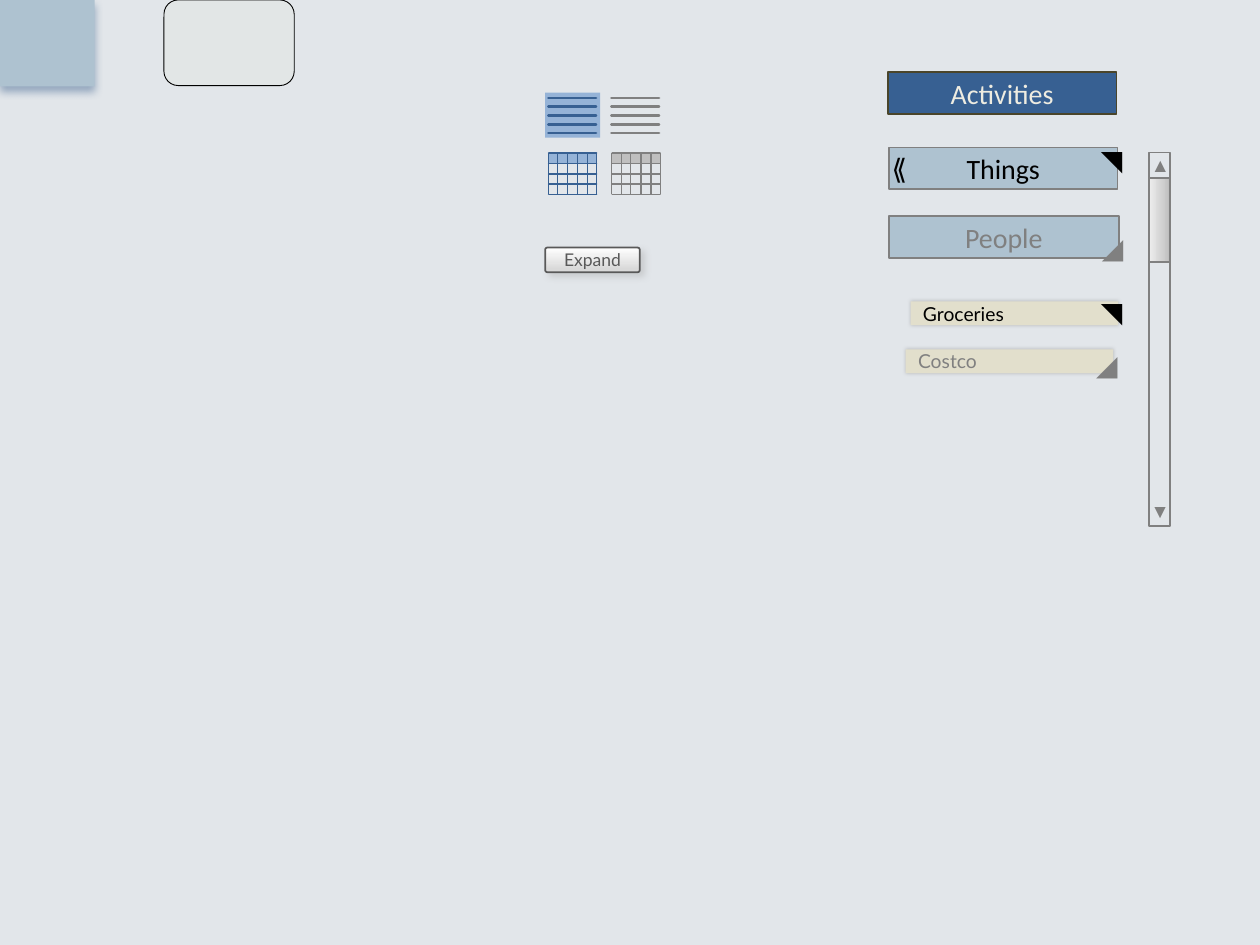
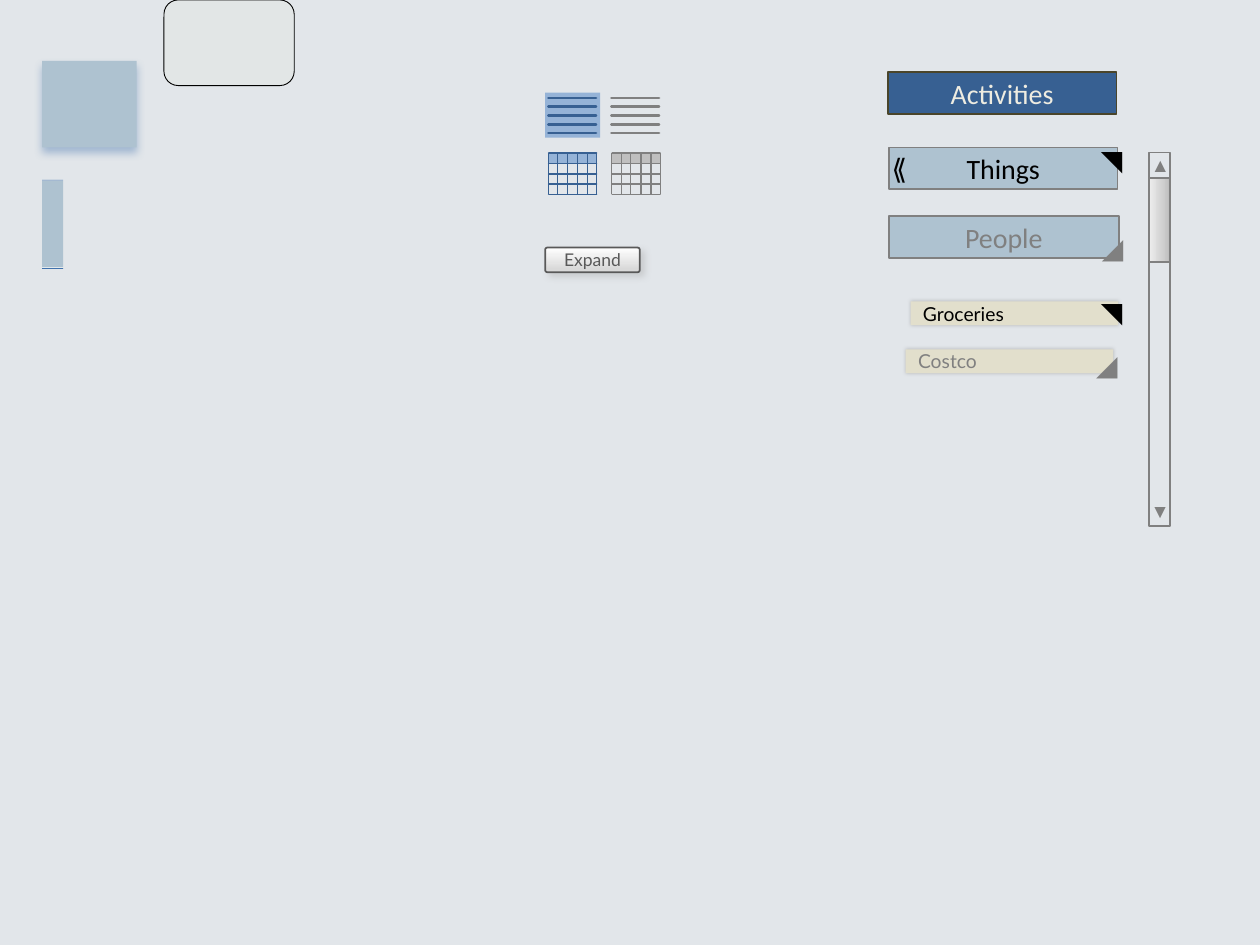
Before and after one commit to ogazitt/zaplify, a slide deck: slide 5 of documents/design/webportal/Web Portal Design Graphics.pptx. Drawn at 1260x945 pixels with LibreOffice and Linux fonts; fonts in the diff are those of the drawing. Boxes give left, top, right and bottom in pixels: in the first picture for what was removed or moved away, otherwise in the second. Text is boxed around its words. In the diff, an @@ line names an element or a change of style, - is before the commit and + after.

```diff
--- a/documents/design/webportal/Web Portal Design Graphics.pptx
+++ b/documents/design/webportal/Web Portal Design Graphics.pptx
@@ rounded rectangle added at [42, 60, 136, 147], fill #AEC2D0 @@
@@ rounded rectangle: place and size @@
-rounded rectangle at [0, 0, 94, 87]
+rounded rectangle at [42, 181, 63, 268]
@@ rounded rectangle at [42, 181, 63, 268]: shadow off @@
@@ rounded rectangle added at [42, 180, 63, 181], fill #4172AD @@
@@ rounded rectangle added at [42, 267, 63, 268], fill #E8EEF0 @@
@@ rounded rectangle added at [42, 268, 63, 270], fill #4172AD @@
```
Also in this commit, not shown: 1 other slide changed, 9 other files.
